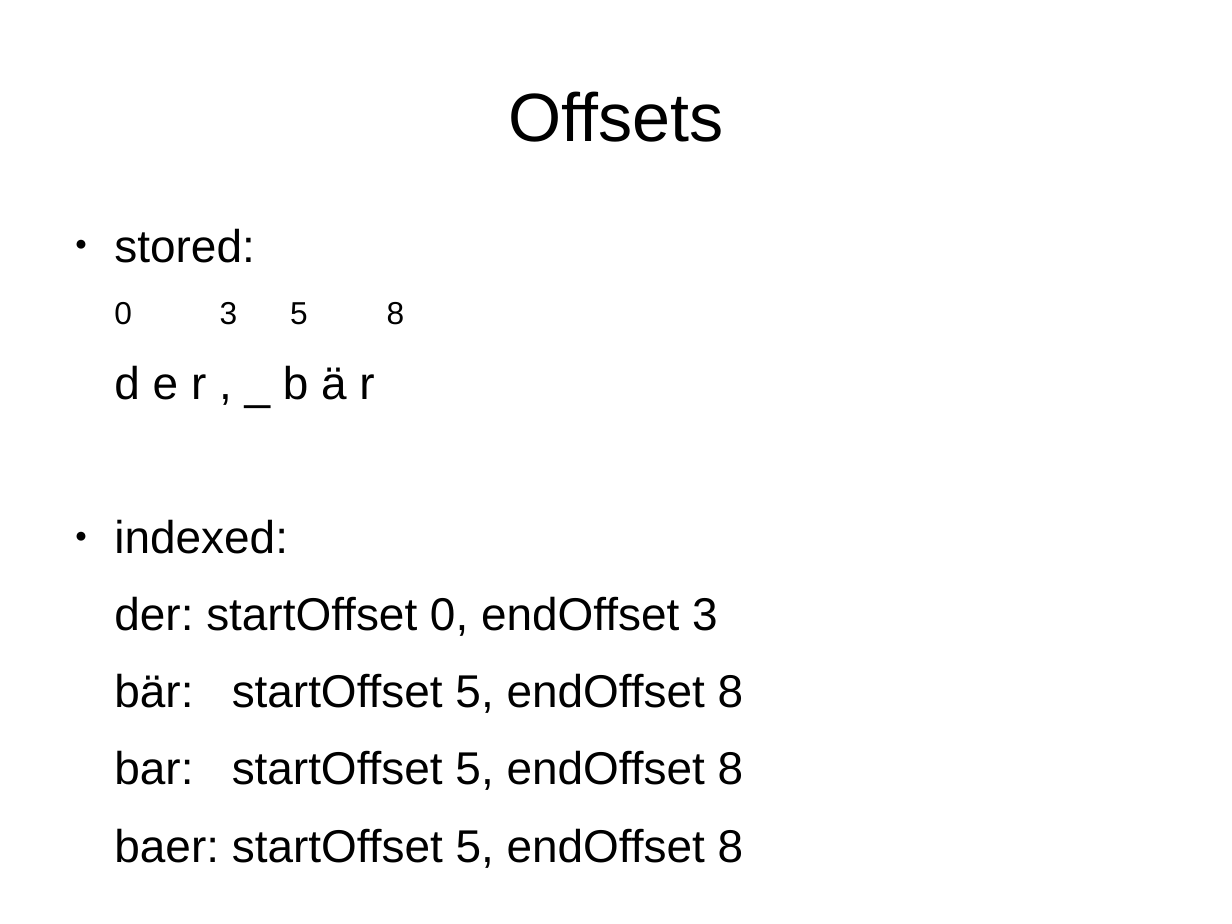
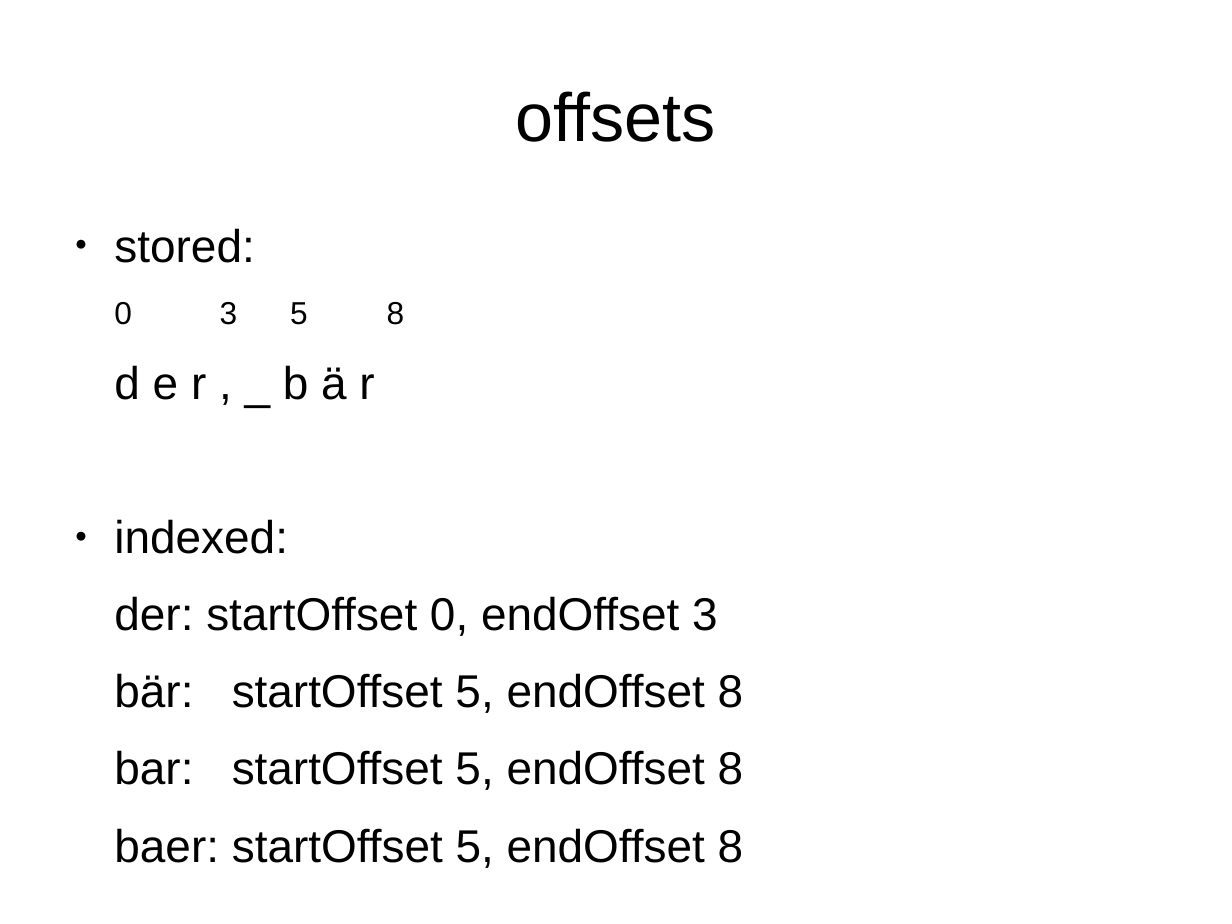
Before and after one commit to subugoe/solr-plugins-starterkit, a slide deck: slide 14 of solr-plugins.odp. Drawn at 1232x924 pixels with LibreOffice and Linux fonts; fonts in the diff are those of the drawing. Boxes give left, top, right and bottom in pixels: in the first picture for what was removed or moved away, otherwise in the second. Text is boxed around its words. In the diff, an @@ line names an element or a change of style, - is before the commit and + after.

```diff
--- a/solr-plugins.odp
+++ b/solr-plugins.odp
@@ title at [516,91,716,142]: text changed @@
-Offsets
+offsets
```
Also in this commit, not shown: 3 other slides changed, 1 slide added.
